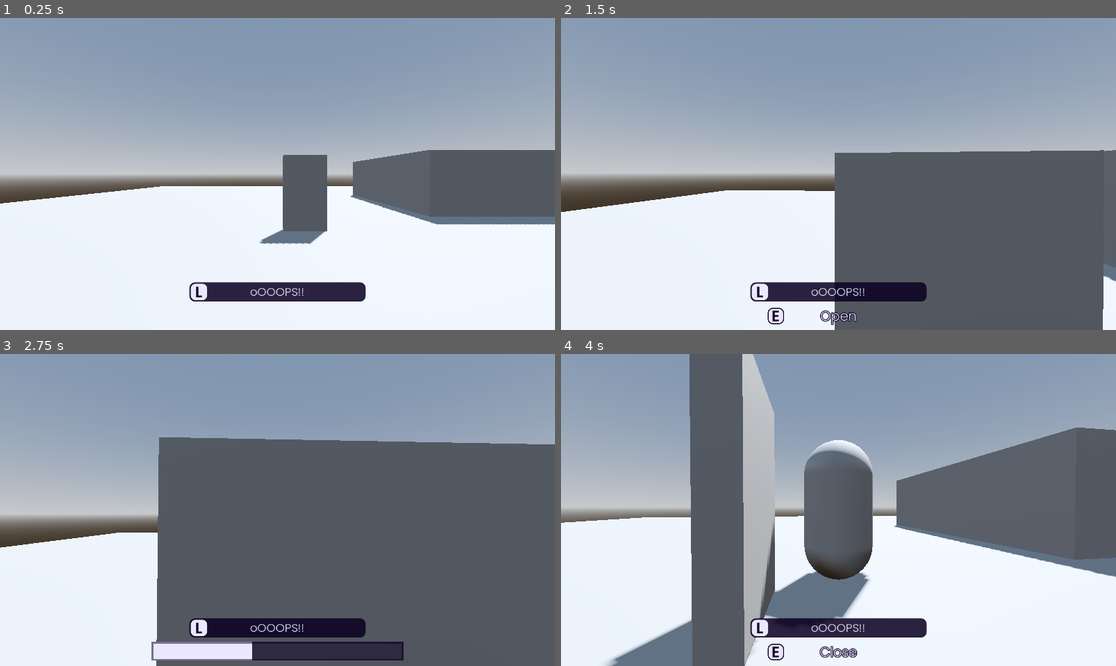
Above: before the commit, frames 1-4 (two rows, left to right).
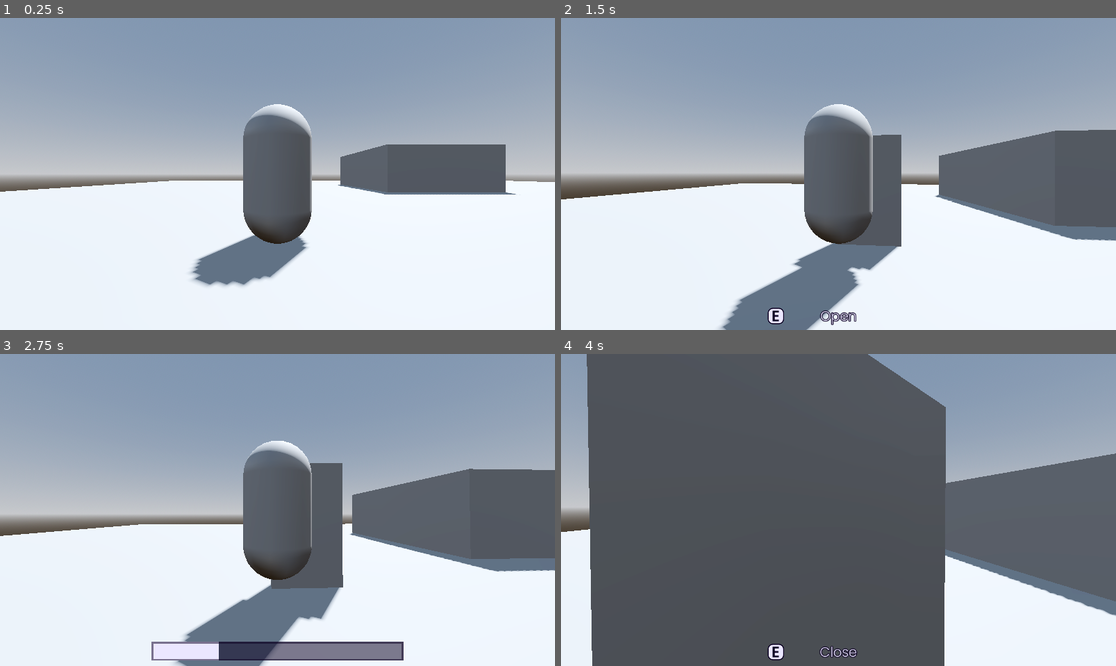
Above: after the commit, the same moments.

Repository: CrispyMD/Escape-The-Establishment
Game: Godot game, scene res://scenes/main_level.tscn
Same seed, same stepped clock (60 frames per second), same inputs: the game is played once before the commit and once after it.
Inputs (mouse positions are in pixels of both pictures, inside the frame that each line leads up to):
- Up to frame 1 (0.25 s): no input
- Up to frame 2 (1.5 s): tap Enter at 0.5 s; move the mouse to (866, 174) at 0.52 s; hold W (forward) from 0.53 s (still down); tap Q (ability) at 0.6 s; tap Space (jump) at 0.77 s; tap E (interact) at 0.8, 1.35 s; move the mouse to (810, 174) at 1.27 s
- Up to frame 3 (2.75 s): keep holding W (forward); tap Space (jump) at 1.52, 2 s; tap Q (ability) at 1.55, 2.1 s; move the mouse to (288, 503) at 2.02 s; tap E (interact) at 2.3 s
- Up to frame 4 (4 s): keep holding W (forward); move the mouse to (832, 516) at 2.77 s; tap E (interact) at 2.85, 3.8 s; tap Space (jump) at 3.02, 3.77 s; tap Q (ability) at 3.05 s; move the mouse to (877, 513) at 3.52 s; tap F (switch_pov) at 3.6 s

The runs differ from the first frame. In frame 1, 15% of the frame differs, in the area x 0-100%, y 27-91%; in frame 2, 28%; in frame 3, 36%; in frame 4, 54%, in the area x 0-100%, y 0-100%.

Commit message:
fixed computer minor issues
Bar keeps showing for players after the computer is fully hacked
Computer doesn't differ between hacking players and players just standing in the area3D

Diff:
--- a/Escape The Establishment/scenes/character.tscn
+++ b/Escape The Establishment/scenes/character.tscn
@@ -78,7 +78,6 @@
 [node name="Character" type="CharacterBody3D"]
 collision_layer = 3
 script = ExtResource("1_vew7i")
-is_beast = true
 
 [node name="MeshInstance3D" type="MeshInstance3D" parent="."]
 mesh = SubResource("CapsuleMesh_35hl4")
--- a/Escape The Establishment/scripts/ability_ui.gd
+++ b/Escape The Establishment/scripts/ability_ui.gd
@@ -13,9 +13,10 @@
 var basefontsize = 28
 
 func display_ability(ability_name: String):
+	print("fdnkbob")
 	A_text.get_label_settings().font_size = basefontsize
 	match ability_name.to_lower():
-		"Runner":
+		"runner":
 			A_letter.text = "Q"
 			A_text.text = "RunnnrernuLOSal"
 		_:
--- a/Escape The Establishment/scripts/character_script.gd
+++ b/Escape The Establishment/scripts/character_script.gd
@@ -10,8 +10,8 @@
 @onready var tps_camera = $SpringArm3D/TpsCamera
 @onready var spring = $SpringArm3D
 
-var camera_mode_is_fps = false
-@export var is_beast = false
+@onready var camera_mode_is_fps = false
+@onready var is_beast = false
 signal interact_pressed
 @onready var progress_bar = $CharacterUI/ProgressBar
 
@@ -19,7 +19,9 @@
 	self.rotation = Vector3.ZERO
 	Input.mouse_mode = Input.MOUSE_MODE_CAPTURED
 	if is_beast != camera_mode_is_fps: switch_pov()
-	if is_beast: $CharacterUI.display_ability("ODSJ")
+	if is_beast:
+		print("aaa")
+		$CharacterUI.display_ability("ODSJ")
 
 func handle_camera_movement(event):
 	if camera_mode_is_fps:
--- a/Escape The Establishment/scripts/computer.gd
+++ b/Escape The Establishment/scripts/computer.gd
@@ -1,6 +1,7 @@
 extends StaticBody3D
 
 var nodes_in_hack_area = []
+var player_hacking_computer = []
 @onready var hacking_timer = $HackingTimer
 var computer_is_hacked = false
 @onready var skill_check_timer = $SkillCheckTimer
@@ -23,6 +24,7 @@
 func _on_hack_areas_body_exited(body):
 	if not body is player: return
 	nodes_in_hack_area.erase(body)
+	player_hacking_computer.erase(body)
 
 	if nodes_in_hack_area.is_empty():
 		hacking_timer.paused = true
@@ -43,6 +45,7 @@
 
 	hacking_timer.paused = false
 	skill_check_timer.paused = false
+	player_hacking_computer.append(character)
 
 	if skill_check_timer.time_left == 0: skill_check_timer.start()
 	if hacking_timer.time_left == 0: hacking_timer.start()
@@ -76,7 +79,7 @@
 func handle_progress_bar():
 	if hacking_timer.paused or computer_is_hacked or hacking_timer.time_left == 0: return
 
-	for node in nodes_in_hack_area:
+	for node in player_hacking_computer:
 		node.get_node("CharacterUI").undisplay_interact()
 		node.get_node("CharacterUI").set_progress_percent(1 - hacking_timer.time_left / hacking_timer.wait_time)
 
@@ -86,6 +89,8 @@
 	$GreenScreen.show()
 	for hack_area in $HackAreas.get_children():
 		hack_area.disabled = true
+	for node in player_hacking_computer:
+		node.get_node("CharacterUI").undisplay_progress_bar()
 
 func _on_skill_check_timer_timeout():
 	hacking_timer.paused = true
